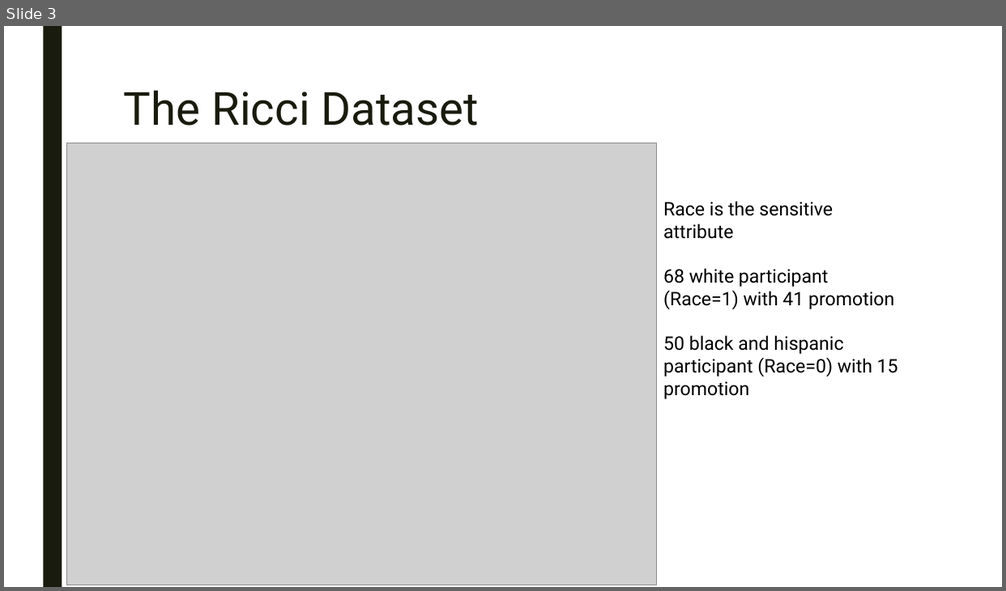
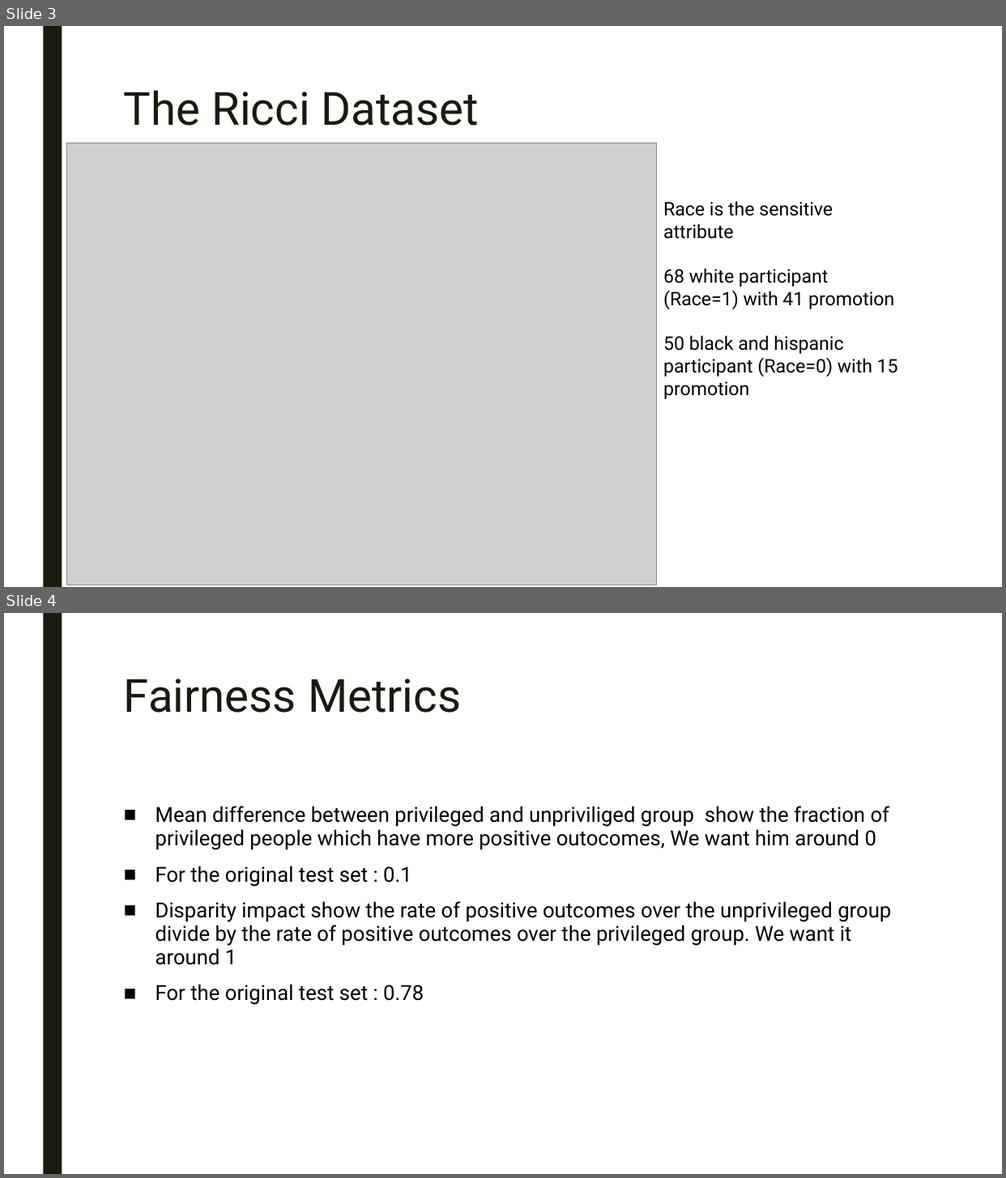
Before and after one commit to Isyohan/Fairness_IA_Project, a slide deck: Présentation.pptx. Shown one above the other, each under a label of ours: slide 3 before the commit, slides 3 and 4 after it. The pictures are 1006x591 and 1006x1178 pixels, drawn with LibreOffice and Linux fonts; fonts in the diff are those of the drawing; grey boxes stand for pictures. Boxes give left, top, right and bottom in pixels: in the first picture for what was removed or moved away, otherwise in the second. Text is boxed around its words. In the diff, an @@ line names an element or a change of style, - is before the commit and + after.

Commit message:
update

```diff
--- a/Présentation.pptx
+++ b/Présentation.pptx
@@ slide 4 added at [4, 613, 1002, 1174], background #FFFFFF; not listed: 1 template element that a slide beside it also shows @@
@@ title added at [124, 679, 461, 713], 44 pt, text #191B0E @@
+Fairness Metrics
@@ text added at [155, 806, 891, 1005], 20 pt, text #000000 @@
+■ Mean difference between privileged and unpriviliged group show the fraction of privileged people which have more positive outocomes, We want him around 0
+■ For the original test set : 0.1
+■ Disparity impact show the rate of positive outcomes over the unprivileged group divide by the rate of positive outcomes over the privileged group. We want it around 1
+■ For the original test set : 0.78
```
Also in this commit, not shown: 3 other slides added.
